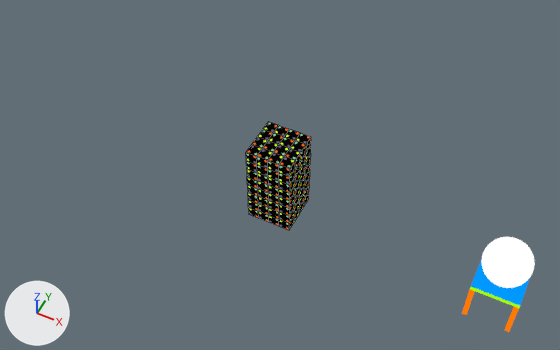
The Blender file examples/animations/animations.blend, before and after one commit.
Both versions are drawn from a camera (50 mm lens) standing at (10.0, -19.8, 25.9) and looking at (0.0, 0.1, 1.0). Arrows for +X, +Y and +Z are at lower left; the lights stay in place. Mesh edges are drawn as thin lines on the coarser meshes.

In view in the first picture: 'SkinnedMesh', 'Sphere', 'Table'.
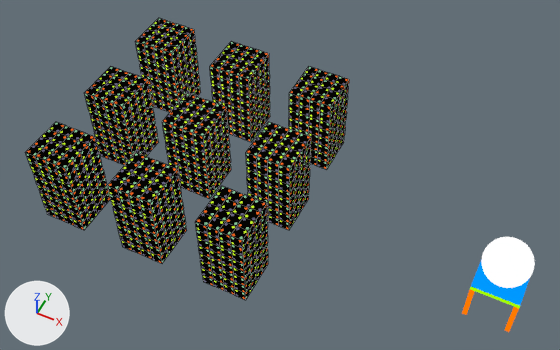
Edits to the bpy script that builds the scene:
```text
Add col_skinned:
    col_skinned = bpy.data.collections.new('Skinned')
    col_skinned.objects.link(ob_skinnedmesh)
Add ob_skinned_007:
    ob_skinned_007 = bpy.data.objects.new('Skinned.007', None)
    ob_skinned_007.location = (0.0, -4.0, 0.0)
    ob_skinned_007.instance_type = 'COLLECTION'
    ob_skinned_007.instance_collection = col_skinned
Add ob_skinned_006:
    ob_skinned_006 = bpy.data.objects.new('Skinned.006', None)
    ob_skinned_006.location = (-4.0, -4.0, 0.0)
    ob_skinned_006.instance_type = 'COLLECTION'
    ob_skinned_006.instance_collection = col_skinned
Add ob_skinned_005:
    ob_skinned_005 = bpy.data.objects.new('Skinned.005', None)
    ob_skinned_005.location = (-8.0, -4.0, 0.0)
    ob_skinned_005.instance_type = 'COLLECTION'
    ob_skinned_005.instance_collection = col_skinned
Add ob_skinned_004:
    ob_skinned_004 = bpy.data.objects.new('Skinned.004', None)
    ob_skinned_004.location = (-8.0, 4.0, 0.0)
    ob_skinned_004.instance_type = 'COLLECTION'
    ob_skinned_004.instance_collection = col_skinned
Add ob_skinned_003:
    ob_skinned_003 = bpy.data.objects.new('Skinned.003', None)
    ob_skinned_003.location = (-8.0, 0.0, 0.0)
    ob_skinned_003.instance_type = 'COLLECTION'
    ob_skinned_003.instance_collection = col_skinned
Add ob_skinned_002:
    ob_skinned_002 = bpy.data.objects.new('Skinned.002', None)
    ob_skinned_002.location = (-4.0, 0.0, 0.0)
    ob_skinned_002.instance_type = 'COLLECTION'
    ob_skinned_002.instance_collection = col_skinned
Add ob_skinned_001:
    ob_skinned_001 = bpy.data.objects.new('Skinned.001', None)
    ob_skinned_001.location = (-4.0, 4.0, 0.0)
    ob_skinned_001.instance_type = 'COLLECTION'
    ob_skinned_001.instance_collection = col_skinned
Add ob_skinned:
    ob_skinned = bpy.data.objects.new('Skinned', None)
    ob_skinned.location = (0.0, 4.0, 0.0)
    ob_skinned.instance_type = 'COLLECTION'
    ob_skinned.instance_collection = col_skinned
```

Location of each change, (x1, y1, x2, y2) in pixels of the pictures (560 x 350 px):
'Skinned.007', added: after (195, 186, 268, 300)
'Skinned.006', added: after (107, 152, 187, 264)
'Skinned.005', added: after (25, 122, 110, 230)
'Skinned.002', added: after (162, 93, 231, 199)
'Skinned.003', added: after (84, 66, 158, 165)
'Skinned.001', added: after (210, 41, 270, 142)
'Skinned.004', added: after (135, 18, 201, 112)
'Skinned', added: after (289, 66, 349, 169)
